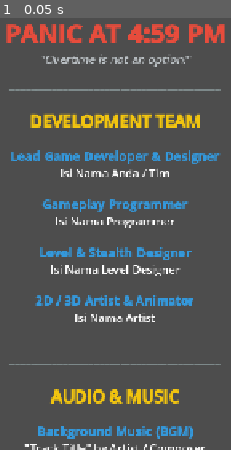
Above: before the commit, frame 1.
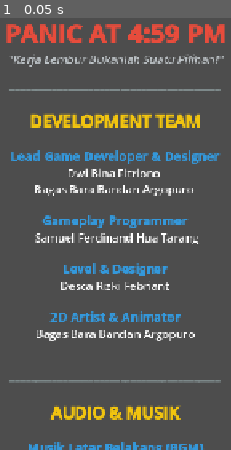
Above: after the commit, the same moment.

Repository: DwiBInaFitriono/Panic-At-4.59-PM
Game: Godot game, scene res://Scenes/credits.tscn
Same seed, same stepped clock (60 frames per second), same inputs: the game is played once before the commit and once after it. This scene is started directly instead of the project's main scene.
Inputs:
- Up to frame 1 (0.05 s): no input

The runs differ from the first frame. In frame 1, 15% of the frame differs, in the area x 3-97%, y 8-100%.

Commit message:
docs: update credits with 3rd party assets

Diff:
--- a/Scenes/credits.tscn
+++ b/Scenes/credits.tscn
@@ -36,23 +36,24 @@
 bbcode_enabled = true
 text = "[center]
 [font_size=40][b][color=#e74c3c]PANIC AT 4:59 PM[/color][/b][/font_size]
-[font_size=18][i][color=#bdc3c7]\"Overtime is not an option!\"[/color][/i][/font_size]
+[font_size=18][i][color=#bdc3c7]\"Kerja Lembur Bukanlah Suatu Pilihan!\"[/color][/i][/font_size]
 
 [font_size=14][color=#7f8c8d]━━━━━━━━━━━━━━━━━━━━━━━━━━━━━━━━━━━━━━━━[/color][/font_size]
 
 [font_size=26][b][color=#f1c40f]DEVELOPMENT TEAM[/color][/b][/font_size]
 
 [font_size=20][b][color=#3498db]Lead Game Developer & Designer[/color][/b][/font_size]
-[font_size=18]Isi Nama Anda / Tim[/font_size]
+[font_size=18]Dwi Bina Fitriono [/font_size]
+[font_size=18]Bagas Bara Bandan Argopuro [/font_size]
 
 [font_size=20][b][color=#3498db]Gameplay Programmer[/color][/b][/font_size]
-[font_size=18]Isi Nama Programmer[/font_size]
+[font_size=18] Samuel Ferdinand Hua Tarang[/font_size]
 
-[font_size=20][b][color=#3498db]Level & Stealth Designer[/color][/b][/font_size]
-[font_size=18]Isi Nama Level Designer[/font_size]
+[font_size=20][b][color=#3498db]Level & Designer[/color][/b][/font_size]
+[font_size=18]Desca Rizki Febriant[/font_size]
 
-[font_size=20][b][color=#3498db]2D / 3D Artist & Animator[/color][/b][/font_size]
-[font_size=18]Isi Nama Artist[/font_size]
+[font_size=20][b][color=#3498db]2D Artist & Animator[/color][/b][/font_size]
+[font_size=18]Bagas Bara Bandan Argopuro[/font_size]
 [/center]
 "
 fit_content = true
@@ -63,18 +64,18 @@
 text = "[center]
 [font_size=14][color=#7f8c8d]━━━━━━━━━━━━━━━━━━━━━━━━━━━━━━━━━━━━━━━━[/color][/font_size]
 
-[font_size=26][b][color=#f1c40f]AUDIO & MUSIC[/color][/b][/font_size]
+[font_size=26][b][color=#f1c40f]AUDIO & MUSIK[/color][/b][/font_size]
 
-[font_size=20][b][color=#3498db]Background Music (BGM)[/color][/b][/font_size]
+[font_size=20][b][color=#3498db]Musik Latar Belakang (BGM)[/color][/b][/font_size]
 [font_size=18]\"Track Title\" by Artist / Composer[/font_size]
 [font_size=14][i][color=#95a5a6](<Licensed under Creative Commons BY 4.0>)[/color][/i][/font_size]
 
-[font_size=20][b][color=#3498db]Sound Effects (SFX)[/color][/b][/font_size]
+[font_size=20][b][color=#3498db]Effect Suara (SFX)[/color][/b][/font_size]
 [font_size=18]Freesound.org Assets / Creator Name[/font_size]
 
 [font_size=14][color=#7f8c8d]━━━━━━━━━━━━━━━━━━━━━━━━━━━━━━━━━━━━━━━━[/color][/font_size]
 
-[font_size=26][b][color=#f1c40f]THIRD-PARTY ASSETS & TOOLS[/color][/b][/font_size]
+[font_size=26][b][color=#f1c40f] ASSETS & TOOLS[/color][/b][/font_size]
 
 [font_size=18][b]Game Engine[/b][/font_size]
 [font_size=16]Godot Engine 4.7 (Forward+ / Compatibility)[/font_size]
@@ -82,8 +83,12 @@
 [font_size=18][b]Physics Engine[/b][/font_size]
 [font_size=16]Jolt Physics[/font_size]
 
-[font_size=18][b]Graphics & Font Assets[/b][/font_size]
-[font_size=16]Font Name by Creator Name[/font_size]
+[font_size=18][b]Grafik &  Assets[/b][/font_size]
+[font_size=16]Pixel Interior (Living Room & Kitchen) by Bitglow[/font_size]
+[font_size=16]Professional Kitchen Set by 0-mem0ry[/font_size]
+[font_size=16]Character Templates Pack by erisesra[/font_size]
+[font_size=16]Pixel Life: Office Essentials by christianperich[/font_size]
+[font_size=16]Furniture Office Set by stcrbcn[/font_size]
 [/center]
 "
 fit_content = true
@@ -97,13 +102,10 @@
 [font_size=26][b][color=#f1c40f]SPECIAL THANKS[/color][/b][/font_size]
 
 [font_size=18]Godot Engine Community[/font_size]
-[font_size=18]Our Playtesters & Friends[/font_size]
-[font_size=18]And YOU for Playing![/font_size]
+[font_size=18]Beta Tester kami & Teman Kami[/font_size]
+[font_size=18]Dan Terimakasih Telah Bermain;D[/font_size]
 
-[font_size=20]☕[/font_size]
-[font_size=14][i][color=#bdc3c7]Escaped the office right on time![/color][/i][/font_size]
 
-[font_size=12][color=#7f8c8d]© 2026 All Rights Reserved.[/color][/font_size]
 [/center]
 "
 fit_content = true
